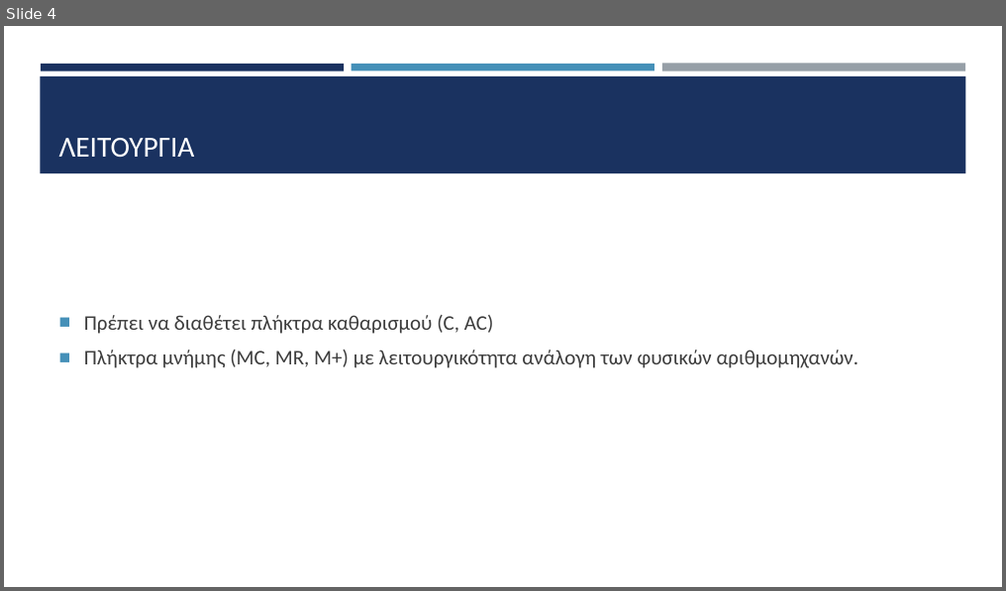
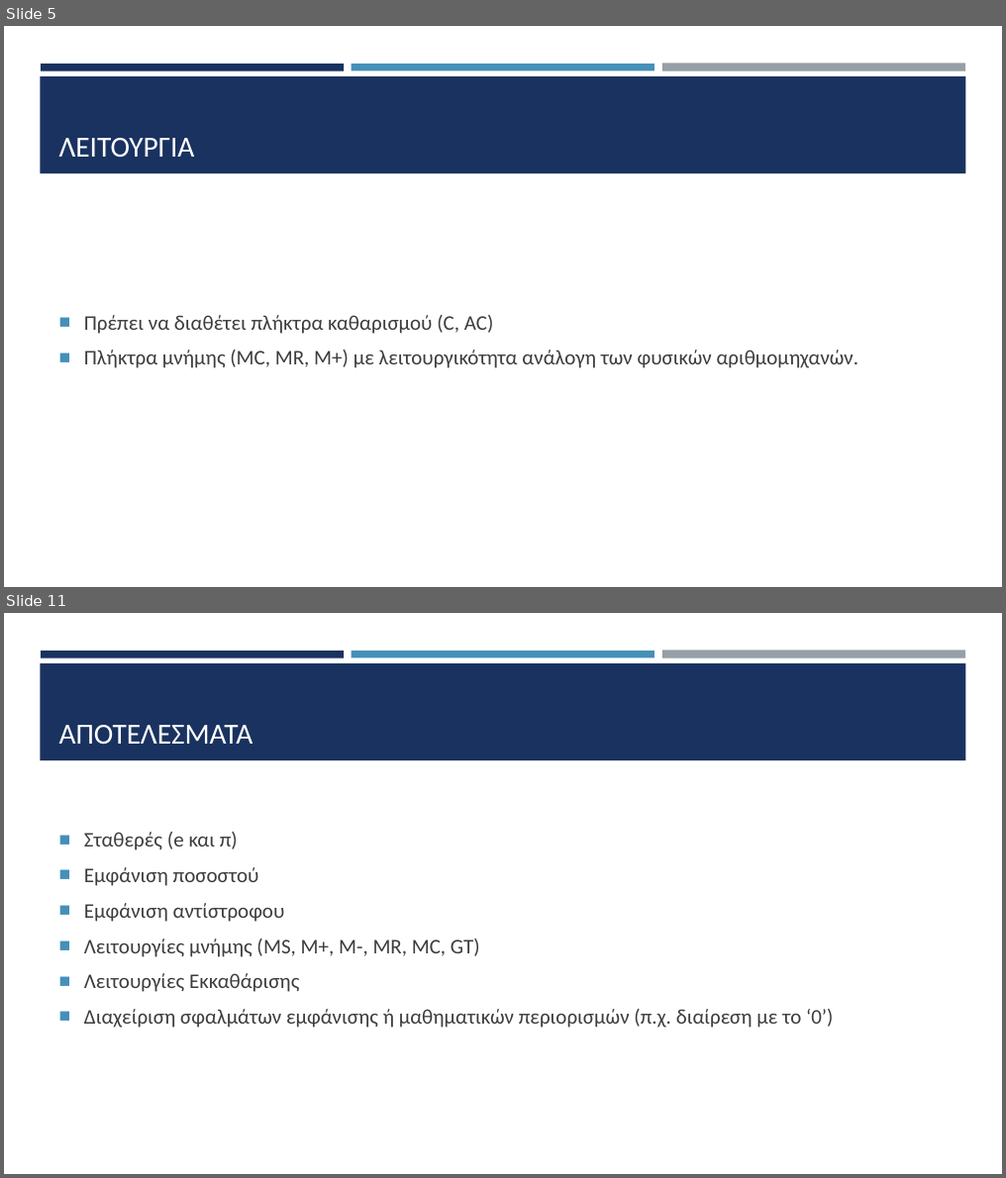
Before and after one commit to HLE47-GROUP03/Scientific_Calculator, a slide deck: sci_calc_main/documentation/Παρουσίαση.pptx. Shown one above the other, each under a label of ours: slide 4 before the commit, slides 5 and 11 after it; the slides between them are not shown. The pictures are 1006x591 and 1006x1178 pixels, drawn with LibreOffice and Linux fonts; fonts in the diff are those of the drawing. Boxes give left, top, right and bottom in pixels: in the first picture for what was removed or moved away, otherwise in the second. Text is boxed around its words. In the diff, an @@ line names an element or a change of style, - is before the commit and + after.

```diff
--- a/sci_calc_main/documentation/Παρουσίαση.pptx
+++ b/sci_calc_main/documentation/Παρουσίαση.pptx
@@ slide 11 added at [4,613,1002,1174], background #FFFFFF; not listed: 4 template elements that a slide beside it also shows @@
@@ title added at [59,725,253,745], 28 pt, text #FFFFFF @@
+ΑΠΟΤΕΛΕΣΜΑΤΑ
@@ text added at [84,832,833,1028], 20 pt, text #3D3D3D @@
+■ Σταθερές (e και π)
+■ Εμφάνιση ποσοστού
+■ Εμφάνιση αντίστροφου
+■ Λειτουργίες μνήμης (MS, M+, M-, MR, MC, GT)
+■ Λειτουργίες Εκκαθάρισης
+■ Διαχείριση σφαλμάτων εμφάνισης ή μαθηματικών περιορισμών (π.χ. διαίρεση με το ‘0’)
@@ what was slide 4 is now slide 5 @@
```
Also in this commit, not shown: 4 slides changed, 17 other slides added, 1 slide removed, 1 other file.
